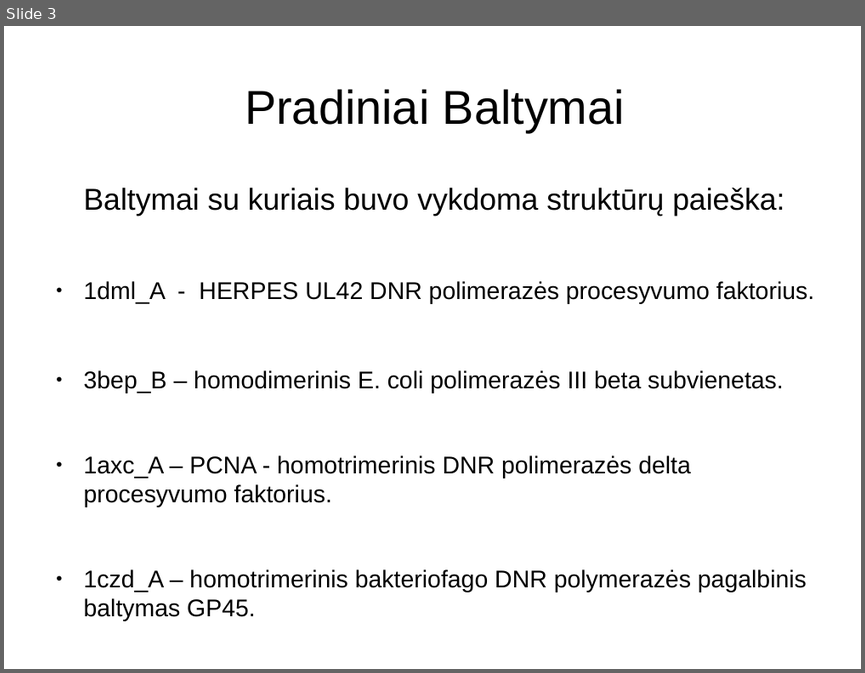
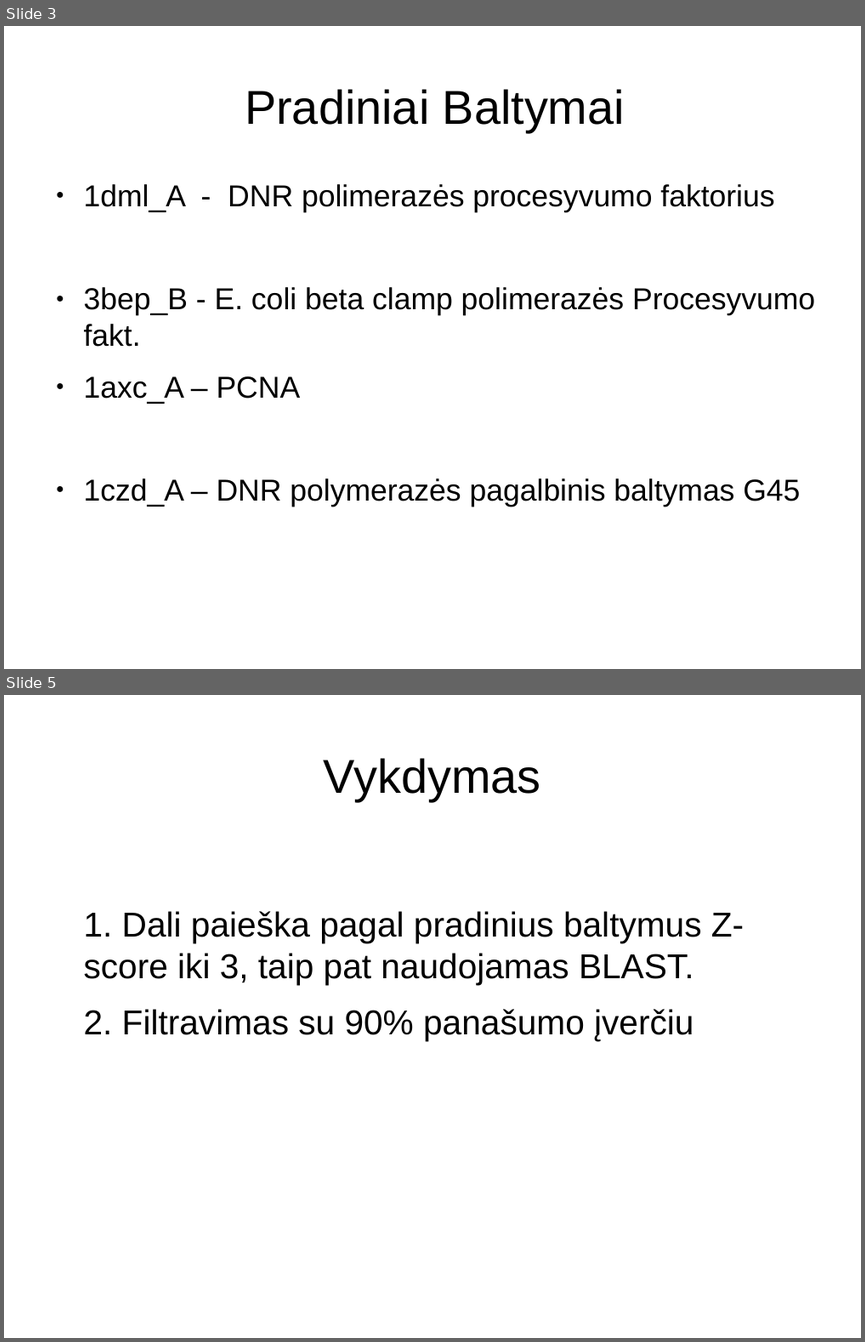
Before and after one commit to Luksys5/LT_programos, a slide deck: Kursinis.odp. Shown one above the other, each under a label of ours: slide 3 before the commit, slides 3 and 5 after it; the slides between them are not shown. The pictures are 865x673 and 865x1342 pixels, drawn with LibreOffice and Linux fonts; fonts in the diff are those of the drawing. Boxes give left, top, right and bottom in pixels: in the first picture for what was removed or moved away, otherwise in the second. Text is boxed around its words. In the diff, an @@ line names an element or a change of style, - is before the commit and + after.

```diff
--- a/Kursinis.odp
+++ b/Kursinis.odp
@@ slide 5 added at box(4, 695, 861, 1338), background #FFFFFF @@
@@ title added at box(324, 758, 541, 801), 44 pt, text #000000 @@
+Vykdymas
@@ text added at box(84, 911, 744, 1041), 32 pt, text #000000 @@
+1. Dali paieška pagal pradinius baltymus Z-score iki 3, taip pat naudojamas BLAST.
+2. Filtravimas su 90% panašumo įverčiu
@@ slide 3 changed as well @@
@@ text at box(84, 184, 815, 506): text changed; size 22.4 to 28 pt @@
-Baltymai su kuriais buvo vykdoma struktūrų paieška:
-● 1dml_A - HERPES UL42 DNR polimerazės procesyvumo faktorius.
-● 3bep_B – homodimerinis E. coli polimerazės III beta subvienetas.
-● 1axc_A – PCNA - homotrimerinis DNR polimerazės delta procesyvumo faktorius.
-● 1czd_A – homotrimerinis bakteriofago DNR polymerazės pagalbinis baltymas GP45.
+● 1dml_A - DNR polimerazės procesyvumo faktorius
+● 3bep_B - E. coli beta clamp polimerazės Procesyvumo fakt.
+● 1axc_A – PCNA
+● 1czd_A – DNR polymerazės pagalbinis baltymas G45
```
Also in this commit, not shown: 1 other slide changed, 7 other slides added, 12 slides removed, 1 other file.
